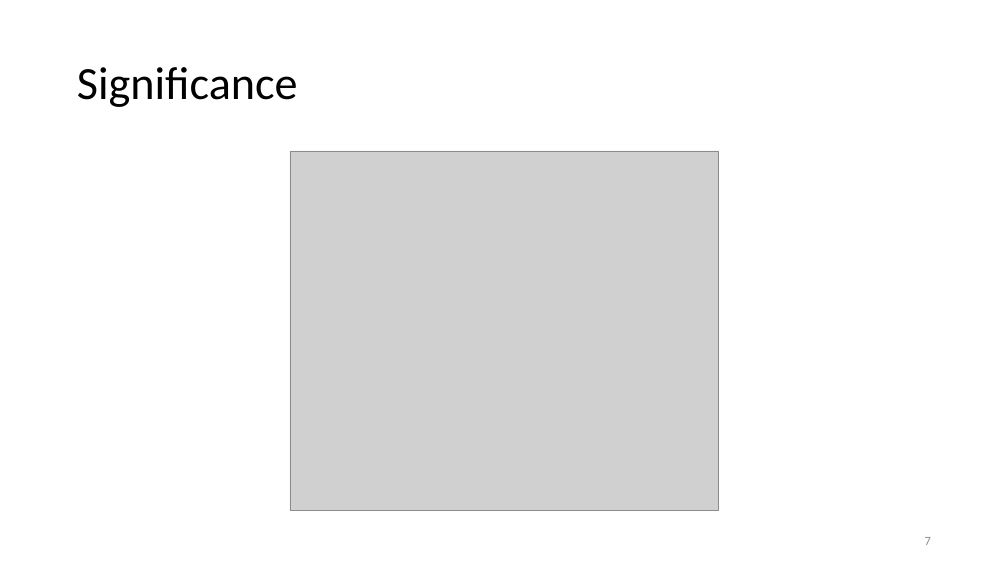
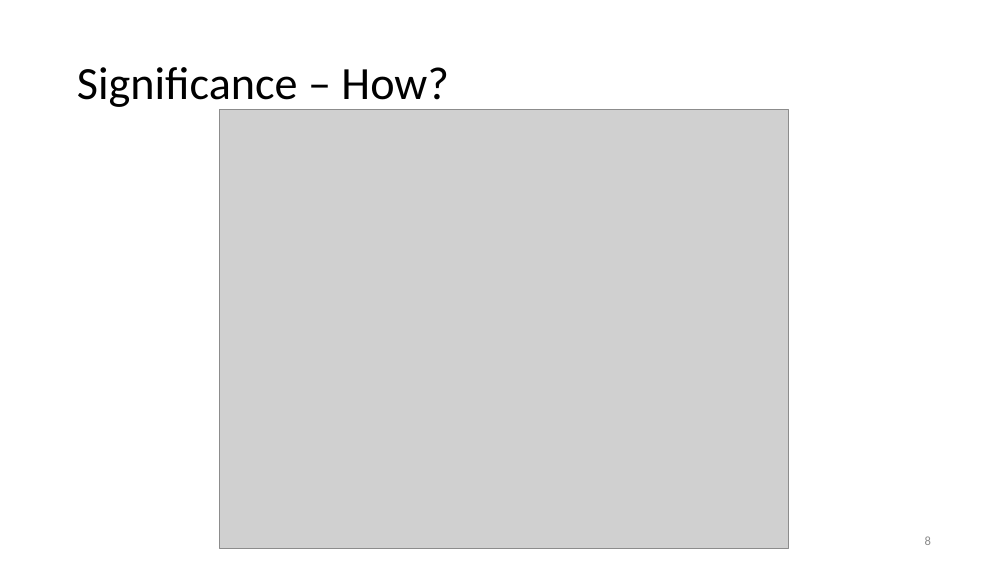
Before and after one commit to prestoaghitato/BA_thesis, a slide deck: slide 8 of tex/beamer_dummy.pptx (slide 7 before the commit). Drawn at 1008x567 pixels with LibreOffice and Linux fonts; fonts in the diff are those of the drawing; grey boxes stand for pictures. Boxes give left, top, right and bottom in pixels: in the first picture for what was removed or moved away, otherwise in the second. Text is boxed around its words. In the diff, an @@ line names an element or a change of style, - is before the commit and + after.

```diff
--- a/tex/beamer_dummy.pptx
+++ b/tex/beamer_dummy.pptx
@@ title at [77,67,448,111]: text changed @@
-Significance
+Significance – How?
@@ picture: place and size @@
-picture at [290,151,718,511]
+picture at [219,110,789,548]
@@ page number at [925,536,931,545]: text changed @@
-7
+8
```
Also in this commit, not shown: 2 other slides changed, 6 slides added, 5 slides removed, 7 other files.
